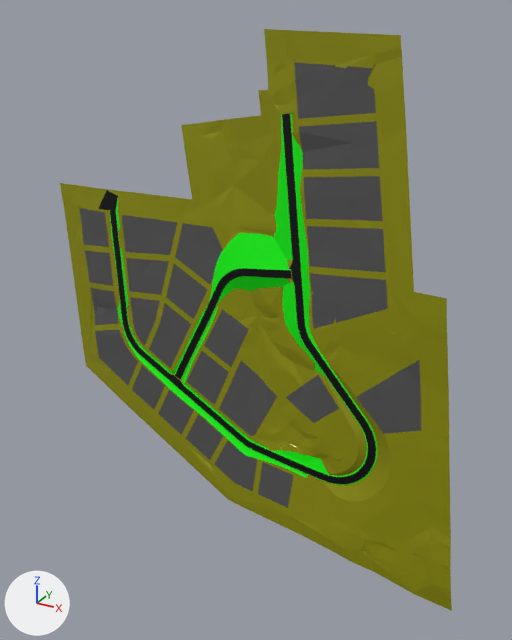
The glTF model LandXML2glTF/LandXML/Olympus/olympus-new.gltf as it was, and as the next commit left it.
Both versions are drawn from a 50 mm camera at (801.0, -822.0, 723.0) aimed at (370.0, -39.0, 331.0). The lights are fixed; the arrows at lower left show +X, +Y and +Z. Vertices at the same position are counted once.

The first picture shows 'LandXML Surface :proposed design surface'.
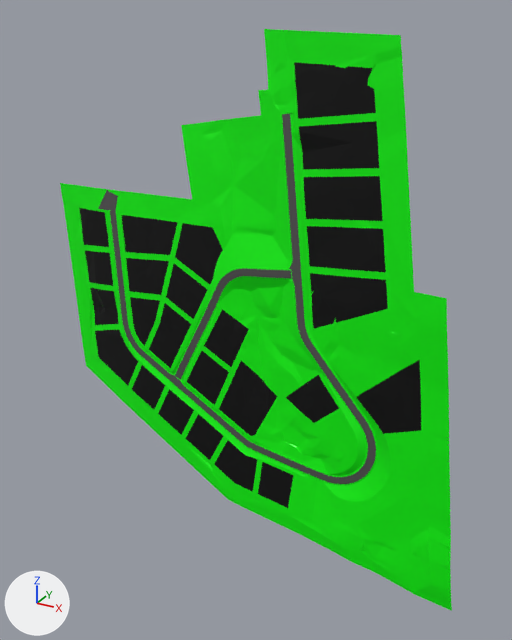
Location of each change, [x1, y1, x2, y2] in pixels of the pictures (512 x 640 px):
part 1 of me_proposed_design_surface, recoloured (grey to black)
    both: [79, 62, 421, 508]
part 2 of me_proposed_design_surface, recoloured (black to grey)
    both: [98, 114, 376, 484]
part 3 of me_proposed_design_surface, recoloured (yellow to green)
    both: [60, 29, 452, 611]

The edits, one by one:
me_proposed_design_surface has 12390 vertices, 24612 faces and spans x 0.0..688.0, y -87.0..0.0, z 0.0..700.0.
me_proposed_design_surface is used by ob_landxml_surface__proposed_design_surface; location (0.0, 0.0, 0.0).
me_proposed_design_surface part 1: all 1955 faces that had it switch from mat_concrete_bare_2135_2607_small (dark grey #585858) to mat_ashphalt_1 (black #000000).
me_proposed_design_surface part 2: all 3977 faces that had it switch from mat_ashphalt_1 (black #000000) to mat_concrete_bare_2135_2607_small (dark grey #585858).
me_proposed_design_surface part 3: all 10662 faces that had it switch from mat_just_add_bison (yellow #949400) to mat_material_4 (green #00ff00).
